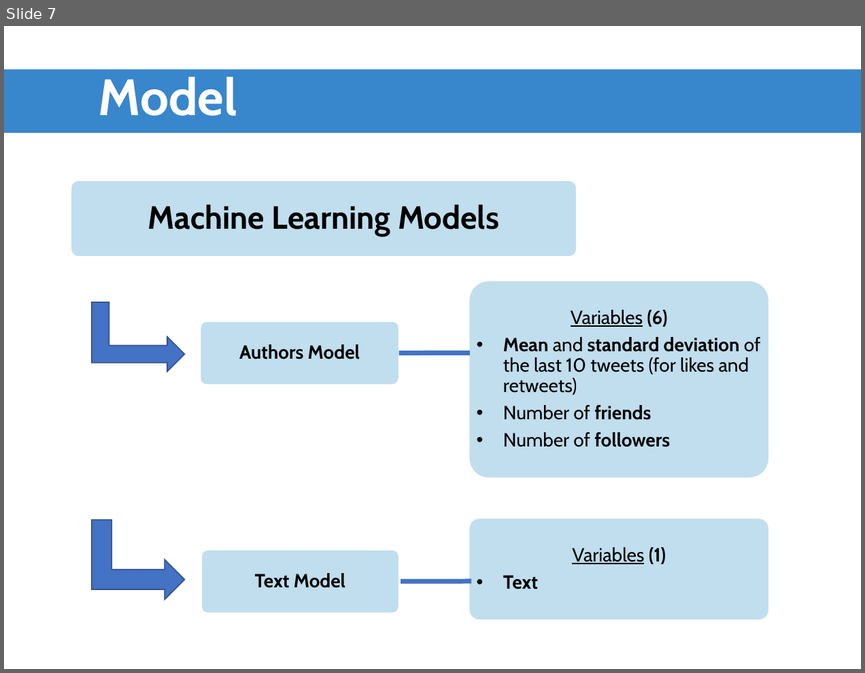
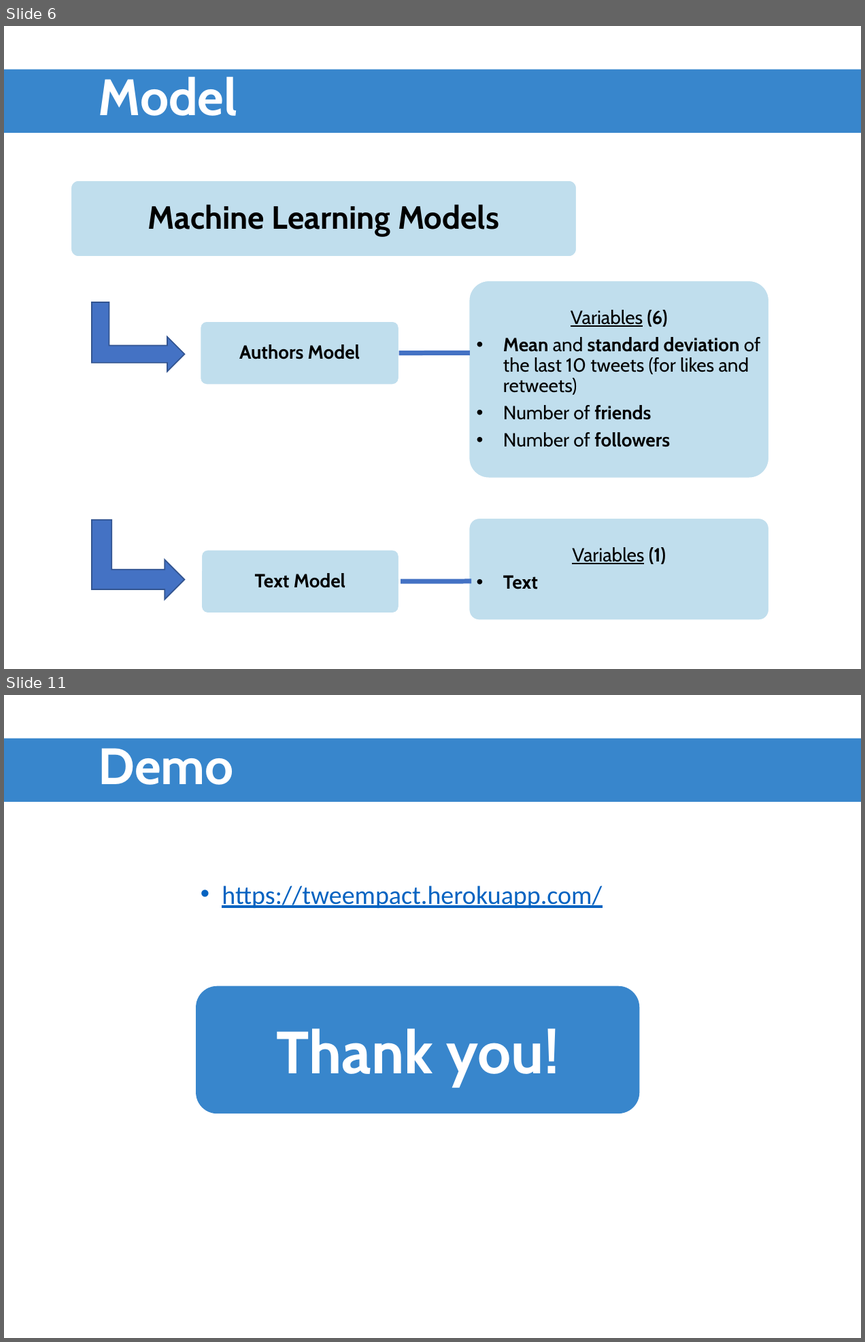
Before and after one commit to ADS2018UB/tweempact, a slide deck: Presentation/development.pptx. Shown one above the other, each under a label of ours: slide 7 before the commit, slides 6 and 11 after it; the slides between them are not shown. The pictures are 865x673 and 865x1342 pixels, drawn with LibreOffice and Linux fonts; fonts in the diff are those of the drawing; background and template pictures are left out. Boxes give left, top, right and bottom in pixels: in the first picture for what was removed or moved away, otherwise in the second. Text is boxed around its words. In the diff, an @@ line names an element or a change of style, - is before the commit and + after.

```diff
--- a/Presentation/development.pptx
+++ b/Presentation/development.pptx
@@ slide 11 added at (4, 695, 861, 1338), background picture (left out) @@
@@ rectangle added at (4, 739, 861, 802), fill #3886CC, 42.9 pt, text #FFFFFF, bold @@
+Demo
@@ text added at (222, 885, 602, 908), 21.7 pt, text #0563C1, underline @@
+• https://tweempact.herokuapp.com/
@@ rounded rectangle added at (196, 985, 640, 1113), fill #3886CC, 50 pt, text #FFFFFF, bold @@
+Thank you!
@@ what was slide 7 is now slide 6 @@
```
Also in this commit, not shown: 3 slides changed, 1 other file.
